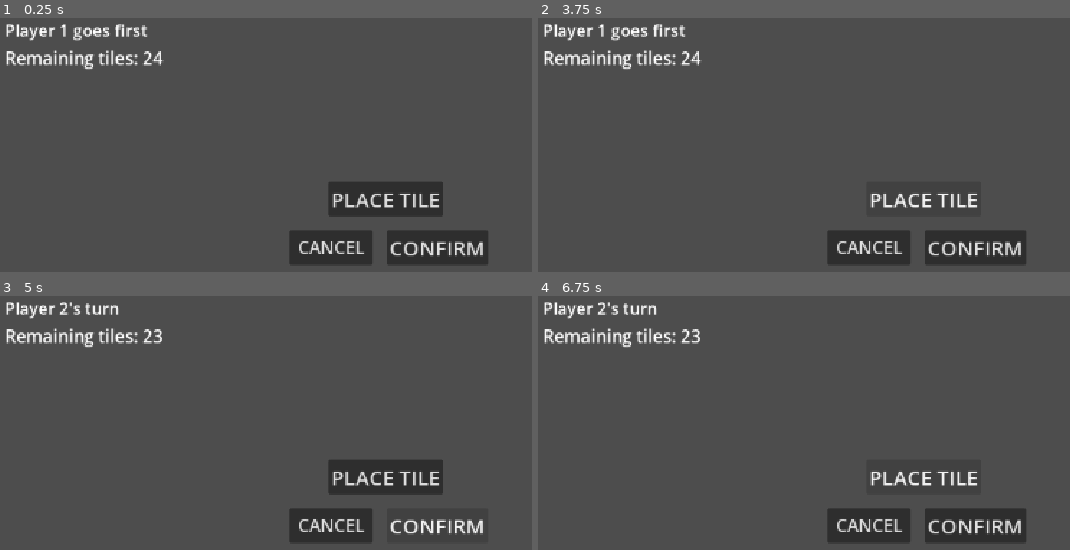
Above: before the commit, frames 1-4 (two rows, left to right).
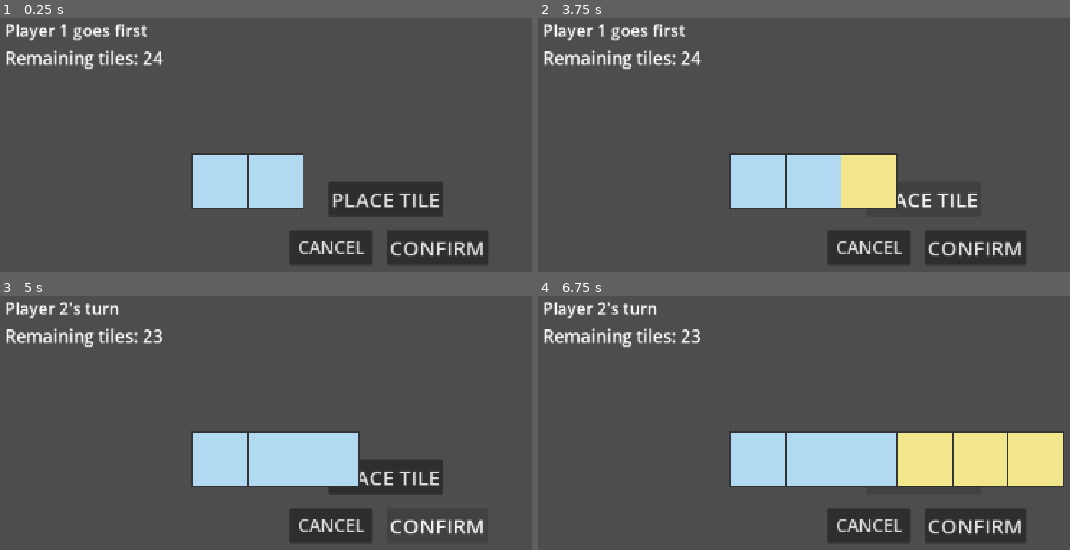
Above: after the commit, the same moments.

Repository: NguyenDucAnh20235585/monorail-godot
Game: Godot game, scene res://main.tscn
Same seed, same stepped clock (60 frames per second), same inputs: the game is played once before the commit and once after it.
Inputs:
- Up to frame 1 (0.25 s): no input
- Up to frame 2 (3.75 s): click "PLACE TILE" at 0.5 s; click "CANCEL" at 1.25 s; click "CONFIRM" at 2 s; click "CONFIRM" at 2.75 s; click "PLACE TILE" at 3.5 s
- Up to frame 3 (5 s): click "CONFIRM" at 4.25 s
- Up to frame 4 (6.75 s): click "PLACE TILE" at 5 s; tap Enter at 5.75 s; tap Space at 6.5 s

The runs differ from the first frame. In frame 1, 4.6% of the frame differs, in the area x 35-57%, y 53-76%; in frame 2, 7.0%; in frame 3, 7.0%; in frame 4, 14%, in the area x 35-99%, y 53-76%.

Commit message:
feat: add board rendering and pending preview - anh.nd

Diff:
--- a/main.gd
+++ b/main.gd
@@ -19,6 +19,8 @@
 	game_state = RulesEngine.create_initial_state()
 
 	reset_pending_move()
+
+	$Board.set_board(game_state.board)
 
 	print("Board: ", game_state.board)
 	print("Current player: ", game_state.current_player)
@@ -44,6 +46,7 @@
 		"type": MonoTile.TileType.STRAIGHT,
 		"rotation": 1
 	})
+	$Board.set_pending_move(pending_move)
 
 func update_hud():
 	$TurnLabel.text = players[game_state.current_player]["name"] + "'s turn"
@@ -61,9 +64,13 @@
 		return
 
 	RulesEngine.apply_move(game_state, pending_move)
+	$Board.set_board(game_state.board)
+
 	RulesEngine.end_turn(game_state)
 
 	reset_pending_move()
+	$Board.set_pending_move(pending_move)
+
 	update_hud()
 
 	print("Move confirmed")
@@ -76,6 +83,8 @@
 		return
 
 	reset_pending_move()
+	$Board.set_pending_move(pending_move)
+
 	print("Pending move cancelled")
 
 func _on_cancel_button_pressed() -> void:
--- a/main.tscn
+++ b/main.tscn
@@ -1,6 +1,7 @@
 [gd_scene format=3 uid="uid://bykmcplhy1f47"]
 
 [ext_resource type="Script" uid="uid://dbf83gq5o1iyi" path="res://main.gd" id="1_ig7tw"]
+[ext_resource type="Script" uid="uid://d0hqdee5jplup" path="res://scripts/ui/board/board_view.gd" id="2_0xm2m"]
 
 [node name="Main" type="Node" unique_id=1208397320]
 script = ExtResource("1_ig7tw")
@@ -52,6 +53,10 @@
 theme_override_font_sizes/font_size = 25
 text = "CANCEL"
 
+[node name="Board" type="Node2D" parent="." unique_id=2008717891]
+position = Vector2(300, 220)
+script = ExtResource("2_0xm2m")
+
 [connection signal="pressed" from="ConfirmButton" to="." method="_on_button_pressed"]
 [connection signal="pressed" from="PlaceTileButton" to="." method="_on_place_tile_button_pressed"]
 [connection signal="pressed" from="CancelButton" to="." method="_on_cancel_button_pressed"]
--- /dev/null
+++ b/scripts/ui/board/board_view.gd
@@ -0,0 +1,41 @@
+class_name BoardView
+extends Node2D
+
+const CELL_SIZE := 80
+
+var board: Dictionary = {}
+
+var pending_tiles: Array = []
+
+func set_board(board_data: Dictionary) -> void:
+	board = board_data
+	queue_redraw()
+
+
+func _draw() -> void:
+	# Tile đã confirm
+	for grid_position in board.keys():
+		draw_cell(grid_position, Color(0.7, 0.85, 0.95))
+
+	# Tile đang pending
+	for tile in pending_tiles:
+		draw_cell(tile["position"], Color(0.95, 0.9, 0.55))
+
+
+func draw_cell(grid_position: Vector2i, color: Color) -> void:
+	var screen_position = Vector2(
+		grid_position.x * CELL_SIZE,
+		grid_position.y * CELL_SIZE
+	)
+
+	var rect = Rect2(
+		screen_position,
+		Vector2(CELL_SIZE, CELL_SIZE)
+	)
+
+	draw_rect(rect, color, true)
+	draw_rect(rect, Color(0.2, 0.2, 0.2), false, 2.0)
+
+func set_pending_move(move: Dictionary) -> void:
+	pending_tiles = move["tiles"]
+	queue_redraw()
Not shown, added: scripts/ui/board/board_view.gd.uid
